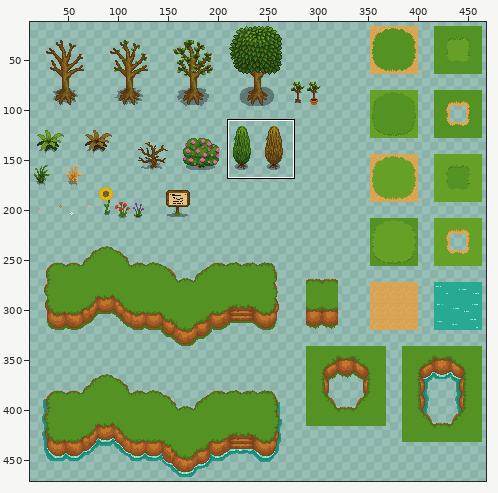
Edited in one commit: sprite sheet (assets/base2.png). The picture above shows the old version from afar; the outline marks the close-up.
Close-up. Before the commit:
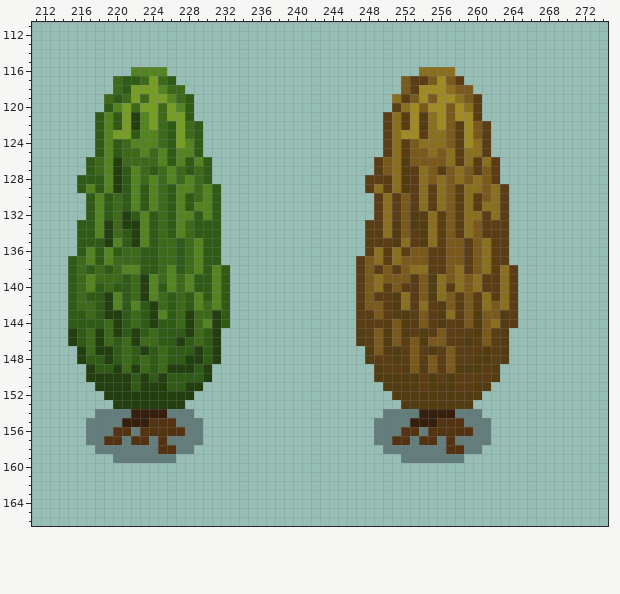
The file is 480x480 pixels. Colours within 5 levels of each other are drawn and written as one. Shown: x 211..274, y 111..166. The wide view leaves out empty margins.
After the commit:
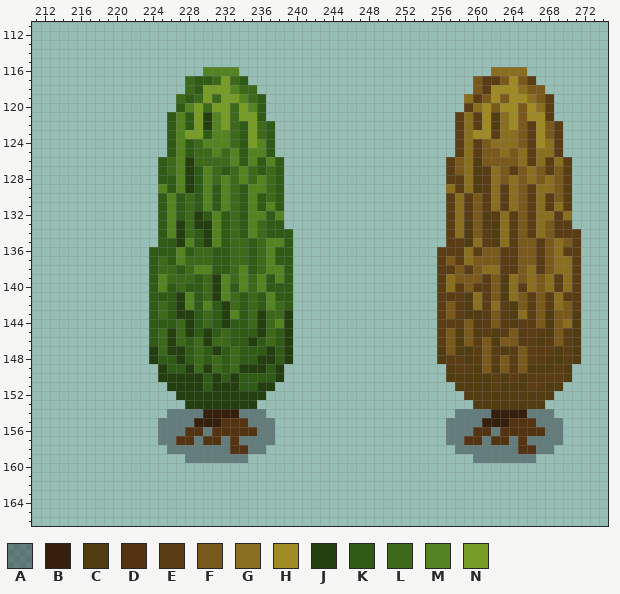
Palette (. is transparent): A #242c3873  B #36200d  C #523c12  D #543313  E #5a3d15  F #7a5a1c  G #8b6f20  H #9f8a25  J #243f0f  K #2f5b17  L #3d691b  M #548321  N #789d27
Difference:
@@ x 211..274 @@
 115 ................................................................
-116 ...........MMMM............................GGGG.................
-117 .........LKKLNLK.........................FEEFHFE................
-118 .........LKNNNMLL........................FEHHHGFF...............
-119 ........LKLNLNNMLK......................GEFHFHHGFE..............
-120 ........KMNLNNLNMK......................EGHFHHFHGE..............
-121 .......KMKNJMNLNNK.....................EGEHCGHFHHE..............
-122 .......KMKNJMNLKNLK....................EGEHCGHFEHFE.............
-123 .......KMNNKMMLKNLK....................EGHHEGGFEHFE.............
-124 .......KMKLMMMLKNMK....................EGEFGGGFEHGE.............
-125 .......KMKLLMLMKMMK....................EGEFFGFGEGGE.............
-126 ......KLMJLLLLMKMKMK..................EFGCFFFFGEGEGE............
-127 ......KLMJKMLKLMLKLK..................EFGCEGFEFGFEFE............
-128 .....KKKMJKMLMLMLMLK.................EEEGCEGFGFGFGFE............
-129 .....KMKMJKMKMLKMMLMK................EGEGCEGEGFEGGFGE...........
-130 ......KMKLKMKMLKMKLMK.................EGEFEGEGFEGEFGE...........
-131 ......KMKLKMKMLKMKMMK.................EGEFEGEGFEGEGGE...........
-132 ......KMKLJKMKLKMMKMK.................EGEFCEGEFEGGEGE...........
-133 .....KKMJLJJMKLKMLKKK................EEGCFCCGEFEGFEEE...........
-134 .....KKMJLKJMKLKMLKKK................EEGCFECGEFEGFEEE...........
-135 .....KKKJMKJMKLLKLMKK................EEECGECGEFFEFGEE...........
-136 .....KMKMKLLKKLLKLMKK................EGEGEFFEEFFEFGEE...........
-137 ....KLMKMLLLKKLLKLMKK...............EFGEGFFFEEFFEFGEE...........
-138 ....KLKLKLMMKKLMKLMKMK..............EFEFEFGGEEFGEFGEGE..........
-139 ....KLMLLLKLJMLMLMKKMK..............EFGFFFEFCGFGFGEEGE..........
-140 ....KLMKLKKLJMKMLMKKMK..............EFGEFEEFCGEGFGEEGE..........
-141 ....KLKKJMKLJMLKLKMKMK..............EFEECGEFCGFEFEGEGE..........
-142 ....KLLKJMKMKJLKLKMLMK..............EFFECGEGECFEFEGFGE..........
-143 ....KKLKJJKLKJMKLJLLJK..............EEFECCEFECGEFCFFCE..........
-144 ....KKKKLJKLKJKKLJLMJK..............EEEEFCEFECEEFCFGCE..........
-145 ....JKLJLJKJKLKKKJLKJ...............CEFCFCECEFEEECFEC...........
-146 ....JKLJLKLJLLKKJKLKJ...............CEFCFEFCFFEECEFEC...........
-147 .....JLJJKLKJKLKKKJKJ................CFCCEFECEFEEECEC...........
-148 .....JKKJKLKLKLKKJJKJ................CEECEFEFEFEECCEC...........
-149 ......JKKJLJLKLJJJKJ..................CEECFCFEFCCCEC............
-150 ......JJJJJKJKJKKKKJ..................CCCCCECECEEEEC............
-151 .......JJJJKJJJKKJJ....................CCCCECCCEECC.............
-152 ........JJJJJJJJJJ......................CCCCCCCCCC..............
-153 .........JJJJJJJJ........................CCCCCCCC...............
-154 .......AAAABBBBAAA.....................AAAABBBBAAA..............
-155 ......AAAABBBDDDAAA...................AAAABBBDDDAAA.............
-156 ......AAADDADDDDDAA...................AAADDADDDDDAA.............
-157 ......AADDADDADAAAA...................AADDADDADAAAA.............
-158 .......AAAAAAADDAA.....................AAAAAAADDAA..............
-159 .........AAAAAAA.........................AAAAAAA................
+116 ...................MMMM............................GGGG.........
+117 .................LKKLNLK.........................FEEFHFE........
+118 .................LKNNNMLL........................FEHHHGFF.......
+119 ................LKLNLNNMLK......................GEFHFHHGFE......
+120 ................KMNLNNLNMK......................EGHFHHFHGE......
+121 ...............KMKNJMNLNNK.....................EGEHCGHFHHE......
+122 ...............KMKNJMNLKNLK....................EGEHCGHFEHFE.....
+123 ...............KMNNKMMLKNLK....................EGHHEGGFEHFE.....
+124 ...............KMKLMMMLKNMK....................EGEFGGGFEHGE.....
+125 ...............KMKLLMLMKMMK....................EGEFFGFGEGGE.....
+126 ..............KLMJLLLLMKMKMK..................EFGCFFFFGEGEGE....
+127 ..............KLMJKMLKLMLKLK..................EFGCEGFEFGFEFE....
+128 ..............KKMJKMLMLMLMLK..................EEGCEGFGFGFGFE....
+129 ..............MKMJKMKMLKMMLK..................GEGCEGEGFEGGFE....
+130 ..............KMKLKMKMLKMKLK..................EGEFEGEGFEGEFE....
+131 ..............KMKLKMKMLKMKMK..................EGEFEGEGFEGEGE....
+132 ..............KMKLJKMKLKMMKM..................EGEFCEGEFEGGEG....
+133 ..............KMJLJJMKLKMLKK..................EGCFCCGEFEGFEE....
+134 ..............KMJLKJMKLKMLKKK.................EGCFECGEFEGFEEE...
+135 ..............KKJMKJMKLLKLMMK.................EECGECGEFFEFGFE...
+136 .............KKKMKLLKKLLKLMKK................EEEGEFFEEFFEFGEE...
+137 .............KLKMLLLKKLLKLMKK................EFEGFFFEEFFEFGGE...
+138 .............KLLKLMMKKLMKLMMK................EEFEFGGEEFGEFGGE...
+139 .............KMLLLKLJMLMLMKMK................EGFFFEFCGFGFGEGE...
+140 .............KMKLKKLJMKMLMKKK................EGEFEEFCGEGFGEGE...
+141 .............KKKJMKLJMLKLKMKK................EEECGEFCGFEFEGEE...
+142 .............KLKJMKMKJLKLKMLK................EFECGEGECFEFEGFE...
+143 .............KLKJJKLKJMKLJLLJ................EFECCEFECGEFCFFC...
+144 .............KKKLJKLKJKKLJLMJ................EEEFCEFECEEFCFGC...
+145 .............KLJLJKJKLKKKJLKJ................EFCFCECEFEEECFEC...
+146 .............KLJLKLJLLKKJKLKJ................EFCFEFCFFEECEFEC...
+147 .............JLJJKLKJKLKKKJKJ................CFCCEFECEFEEECEC...
+148 .............JKKJKLKLKLKKJJKJ................CEECEFEFEFEECCEC...
+149 ..............JKKJLJLKLJJJKJ..................CEECFCFEFCCCEC....
+150 ..............JJJJJKJKJKKKKJ..................CCCCCECECEEEEC....
+151 ...............JJJJKJJJKKJJ....................CCCCECCCEECC.....
+152 ................JJJJJJJJJJ......................CCCCCCCCCC......
+153 .................JJJJJJJJ........................CCCCCCCC.......
+154 ...............AAAABBBBAAA.....................AAAABBBBAAA......
+155 ..............AAAABBBDDDAAA...................AAAABBBDDDAAA.....
+156 ..............AAADDADDDDDAA...................AAADDADDDDDAA.....
+157 ..............AADDADDADAAAA...................AADDADDADAAAA.....
+158 ...............AAAAAAADDAA.....................AAAAAAADDAA......
+159 .................AAAAAAA.........................AAAAAAA........
 160 ................................................................
Pixel boxes of the changes (left, top, right, bottom) in both close-ups:
changed: (68, 67, 293, 463)
changed: (356, 67, 581, 463)
